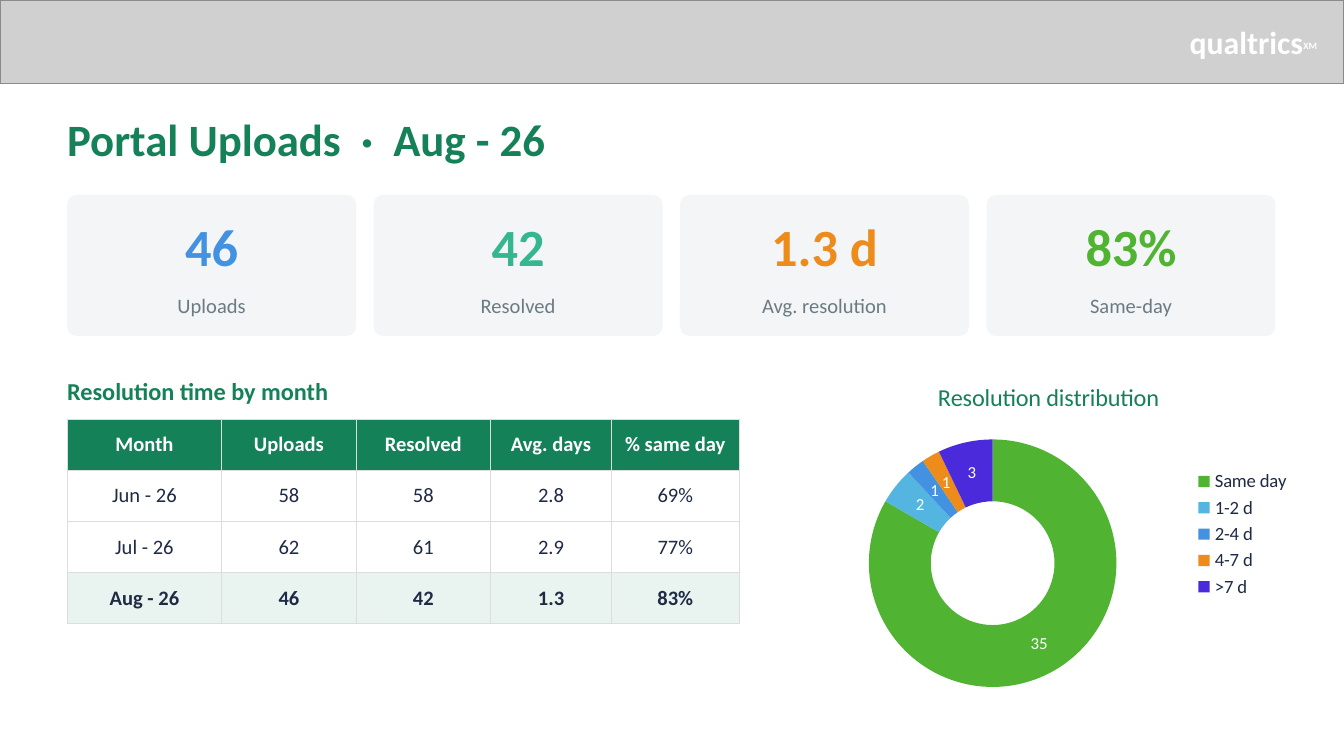
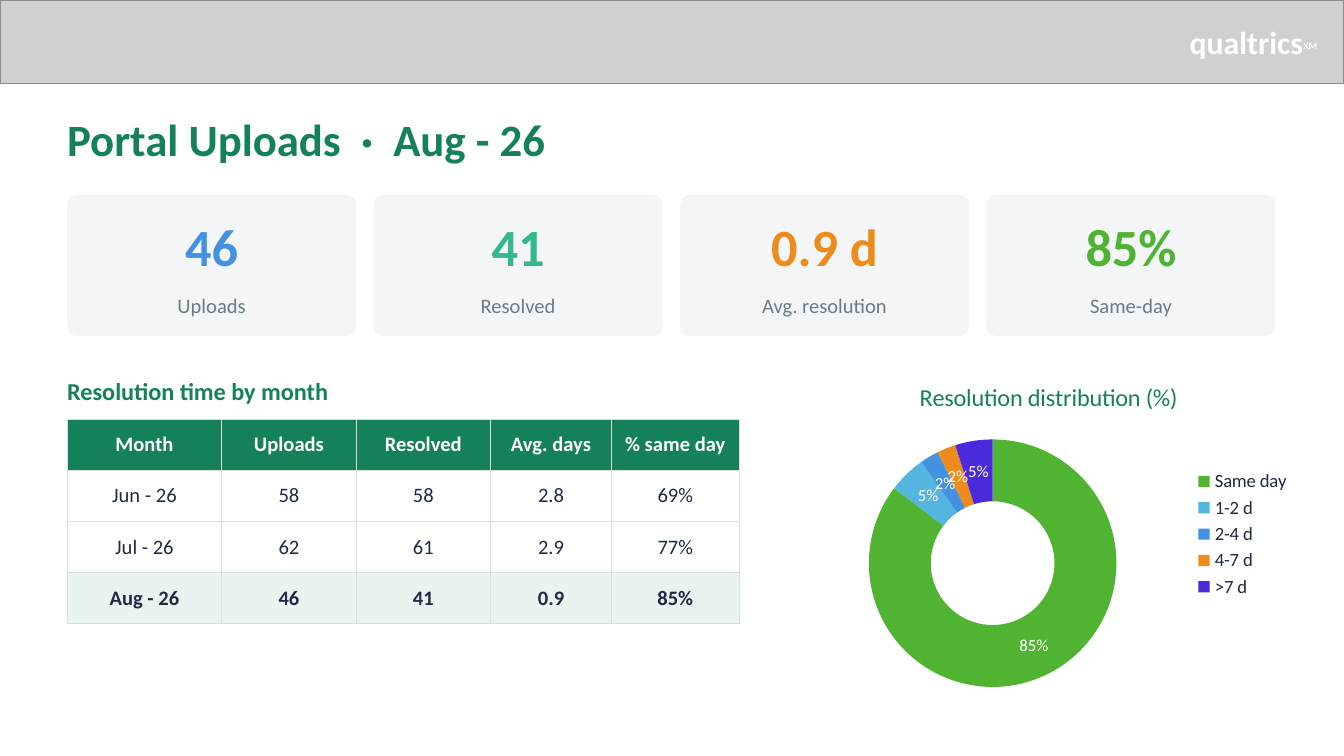
Before and after one commit to dreimers178/Finanzas, a slide deck: slide 1 of Portal_Metrics_Monthly_Aug-26.pptx. Drawn at 1344x756 pixels with LibreOffice and Linux fonts; fonts in the diff are those of the drawing; grey boxes stand for pictures. Boxes give left, top, right and bottom in pixels: in the first picture for what was removed or moved away, otherwise in the second. Text is boxed around its words. In the diff, an @@ line names an element or a change of style, - is before the commit and + after.

```diff
--- a/Portal_Metrics_Monthly_Aug-26.pptx
+++ b/Portal_Metrics_Monthly_Aug-26.pptx
@@ text at (492, 232, 545, 266): text changed @@
-42
+41
@@ text at (771, 229, 878, 267): text changed @@
-1.3 d
+0.9 d
@@ text at (1086, 230, 1177, 267): text changed @@
-83%
+85%
@@ doughnut chart at (793, 363, 1304, 706) @@
@@ title "Resolution distribution" to "Resolution distribution (%)" @@
-Series 1: 35, 2, 1, 1, 3
+Series 1: 85, 5, 2, 2, 5
@@ data labels of Series 1 changed @@
@@ table at (67, 419, 739, 613) @@
-row 4: Aug - 26 | 46 | 42 | 1.3 | 83%
+row 4: Aug - 26 | 46 | 41 | 0.9 | 85%
```
Also in this commit, not shown: 1 other slide changed, 2 other files.
